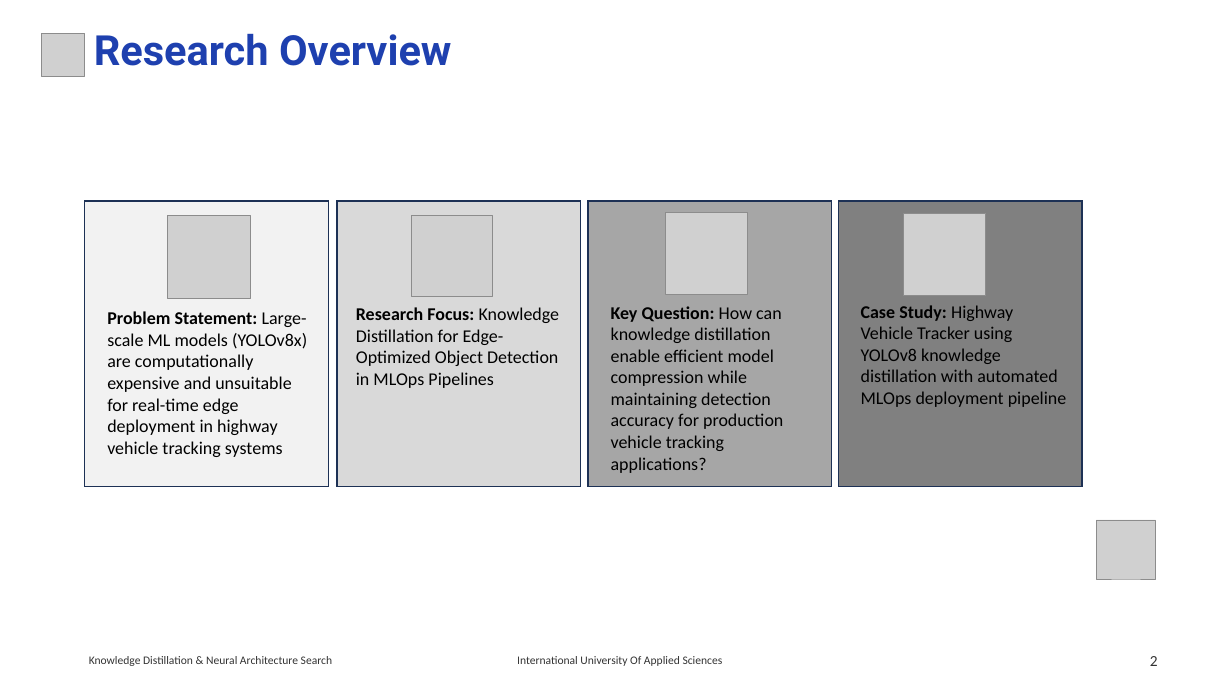
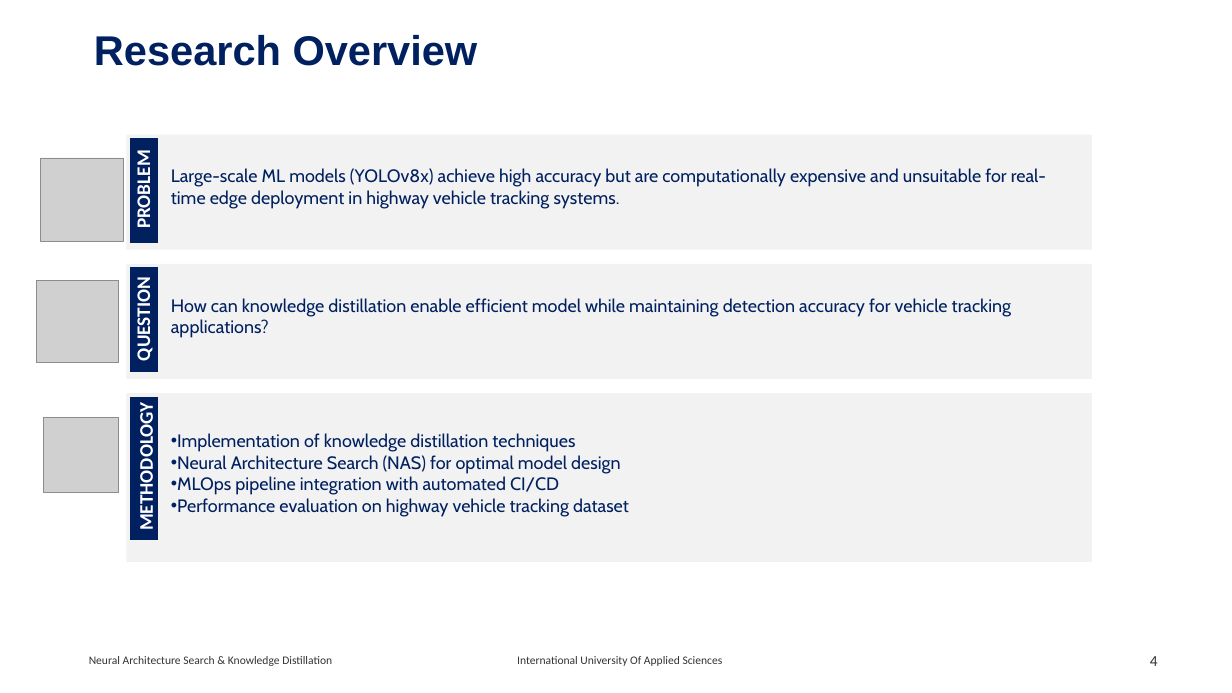
Before and after one commit to RajeshRamadas/yolov8-model-optimization, a slide deck: slide 4 of 01-Project-management/presentation/KnowledgeDistillation.pptx (slide 2 before the commit). Drawn at 1232x693 pixels with LibreOffice and Linux fonts; fonts in the diff are those of the drawing; grey boxes stand for pictures. Boxes give left, top, right and bottom in pixels: in the first picture for what was removed or moved away, otherwise in the second. Text is boxed around its words. In the diff, an @@ line names an element or a change of style, - is before the commit and + after.

```diff
--- a/01-Project-management/presentation/KnowledgeDistillation.pptx
+++ b/01-Project-management/presentation/KnowledgeDistillation.pptx
@@ picture removed at bbox=[42, 33, 85, 77] @@
@@ text "Research Overview" at bbox=[94, 35, 478, 66]: font Roboto to Arial, text colour #1E40AF to #002060 @@
@@ rectangle added at bbox=[127, 135, 1092, 250], fill #F2F2F2 @@
@@ line added from (144, 138) to (144, 243), #002060 21.25 pt @@
@@ picture added at bbox=[41, 158, 124, 241] @@
@@ text added at bbox=[132, 157, 155, 227], 15 pt, text #FFFFFF, bold @@
+PROBLEM
@@ text at bbox=[171, 168, 1046, 209]: text changed; font Calibri to Cabin; text colour #000000 to #002060 @@
-Problem Statement: Large-scale ML models (YOLOv8x) are computationally expensive and unsuitable for real-time edge deployment in highway vehicle tracking systems
+Large-scale ML models (YOLOv8x) achieve high accuracy but are computationally expensive and unsuitable for real-time edge deployment in highway vehicle tracking systems.
@@ rectangle removed at bbox=[85, 201, 328, 487] @@
@@ rectangle removed at bbox=[337, 201, 580, 487] @@
@@ rectangle removed at bbox=[839, 201, 1082, 487] @@
@@ picture removed at bbox=[167, 215, 250, 299] @@
@@ picture removed at bbox=[411, 215, 493, 297] @@
@@ picture removed at bbox=[665, 213, 748, 295] @@
@@ picture removed at bbox=[904, 213, 986, 296] @@
@@ rectangle added at bbox=[127, 264, 1092, 380], fill #F2F2F2 @@
@@ line added from (144, 267) to (144, 372), #002060 21.25 pt @@
@@ picture added at bbox=[37, 280, 119, 362] @@
@@ text added at bbox=[132, 285, 155, 359], 15 pt, text #FFFFFF, bold @@
+QUESTION
@@ text at bbox=[171, 298, 1011, 338]: text changed; font Calibri to Cabin; text colour #000000 to #002060 @@
-Key Question: How can knowledge distillation enable efficient model compression while maintaining detection accuracy for production vehicle tracking applications?
+How can knowledge distillation enable efficient model while maintaining detection accuracy for vehicle tracking applications?
@@ text removed at bbox=[356, 307, 560, 388] @@
-Research Focus: Knowledge Distillation for Edge-Optimized Object Detection in MLOps Pipelines
@@ text removed at bbox=[861, 305, 1067, 407] @@
-Case Study: Highway Vehicle Tracker using YOLOv8 knowledge distillation with automated MLOps deployment pipeline
@@ picture added at bbox=[43, 418, 119, 494] @@
@@ rectangle: place and size @@
-rectangle at bbox=[588, 201, 831, 487]
+rectangle at bbox=[127, 394, 1092, 563]
@@ rectangle at bbox=[127, 394, 1092, 563]: fill #A6A6A6 to #F2F2F2; outline #1E3256 1 pt to none @@
@@ text added at bbox=[135, 414, 158, 527], 15 pt, text #FFFFFF, bold @@
+METHODOLOGY
@@ line added from (144, 396) to (144, 540), #002060 21.25 pt @@
@@ text added at bbox=[177, 433, 629, 517], 14 pt, text #002060 @@
+• Implementation of knowledge distillation techniques
+• Neural Architecture Search (NAS) for optimal model design
+• MLOps pipeline integration with automated CI/CD
+• Performance evaluation on highway vehicle tracking dataset
@@ picture removed at bbox=[1097, 520, 1156, 579] @@
@@ text at bbox=[89, 656, 332, 666]: text changed @@
-Knowledge Distillation & Neural Architecture Search
+Neural Architecture Search & Knowledge Distillation
@@ page number at bbox=[1150, 656, 1158, 666]: text changed @@
-2
+4
```
Also in this commit, not shown: 10 other slides changed, 5 slides added, 7 slides removed.
